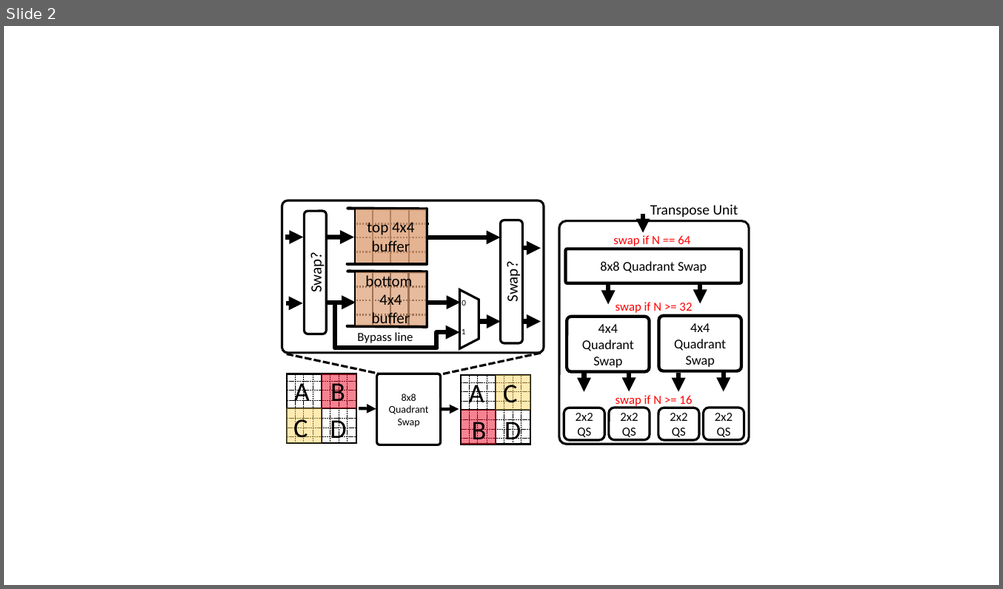
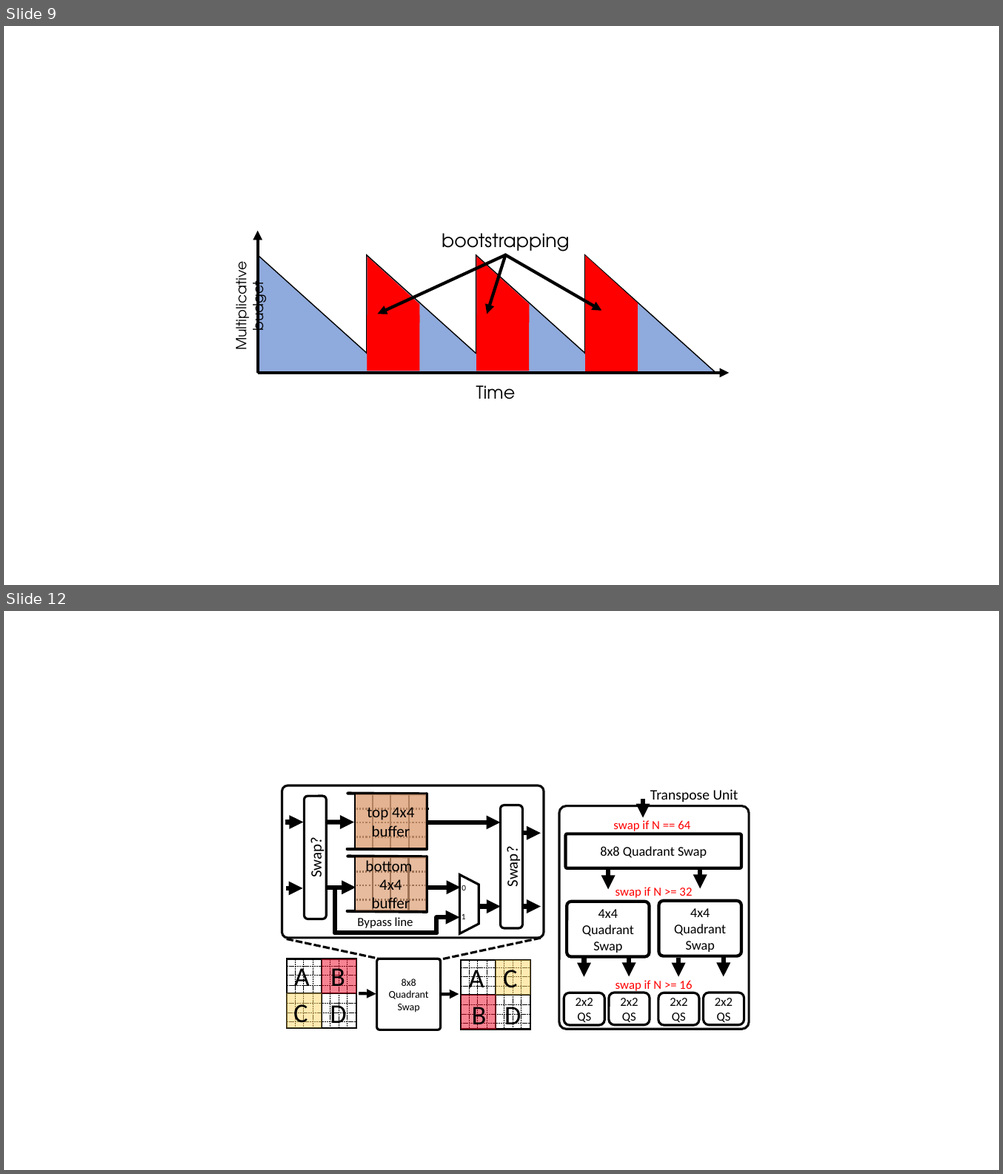
Before and after one commit to n-samar/ms_nsamar, a slide deck: thesis/figures/figures.pptx. Shown one above the other, each under a label of ours: slide 2 before the commit, slides 9 and 12 after it; the slides between them are not shown. The pictures are 1003x589 and 1003x1174 pixels, drawn with LibreOffice and Linux fonts; fonts in the diff are those of the drawing. Boxes give left, top, right and bottom in pixels: in the first picture for what was removed or moved away, otherwise in the second. Text is boxed around its words. In the diff, an @@ line names an element or a change of style, - is before the commit and + after.

```diff
--- a/thesis/figures/figures.pptx
+++ b/thesis/figures/figures.pptx
@@ slide 9 added at <box>4,26,999,585</box>, background #FFFFFF @@
@@ arrow added from (258, 373) to (258, 230), #000000 3 pt @@
@@ text added at <box>441,233,569,256</box>, 18 pt, text #000000 @@
+bootstrapping
@@ right triangle added at <box>258,255,388,373</box>, fill #8FAADC, outline #000000 1 pt @@
@@ right triangle added at <box>367,255,497,373</box>, fill #8FAADC, outline #000000 1 pt @@
@@ trapezoid added at <box>367,256,419,370</box>, fill #FF0000 @@
@@ arrow added from (506, 255) to (377, 314), #000000 3 pt @@
@@ right triangle added at <box>475,255,606,373</box>, fill #8FAADC, outline #000000 1 pt @@
@@ trapezoid added at <box>477,256,529,370</box>, fill #FF0000 @@
@@ arrow added from (506, 255) to (486, 314), #000000 3 pt @@
@@ arrow added from (506, 255) to (602, 311), #000000 3 pt @@
@@ right triangle added at <box>584,255,715,373</box>, fill #8FAADC, outline #000000 1 pt @@
@@ trapezoid added at <box>586,255,638,371</box>, fill #FF0000 @@
@@ text added at <box>229,271,270,348</box>, 13.5 pt, text #000000 @@
+Multiplicative budget
@@ rectangle added at <box>367,315,420,372</box>, fill #FF0000 @@
@@ rectangle added at <box>476,315,529,372</box>, fill #FF0000 @@
@@ rectangle added at <box>585,315,637,372</box>, fill #FF0000 @@
@@ rectangle added at <box>311,355,687,373</box>, fill #8FAADC @@
@@ arrow added from (258, 373) to (729, 373), #000000 3 pt @@
@@ text added at <box>476,386,515,400</box>, 17 pt, text #000000 @@
+Time
@@ what was slide 2 is now slide 12 @@
```
Also in this commit, not shown: 3 slides changed, 15 other slides added, 20 other files.
